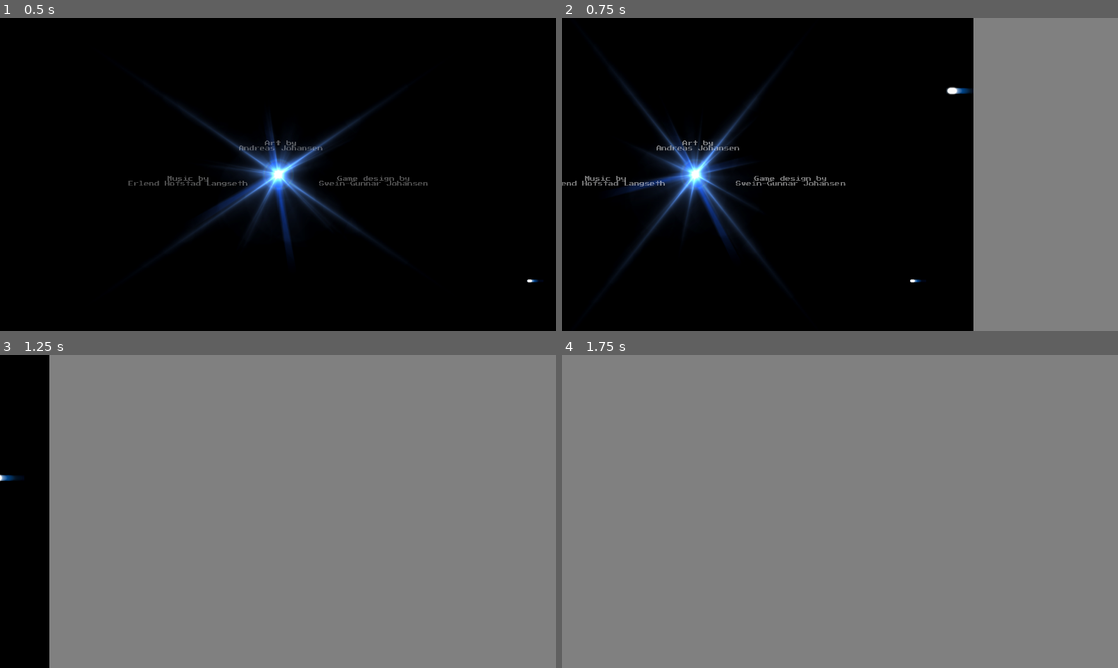
Above: before the commit, frames 1-4 (two rows, left to right).
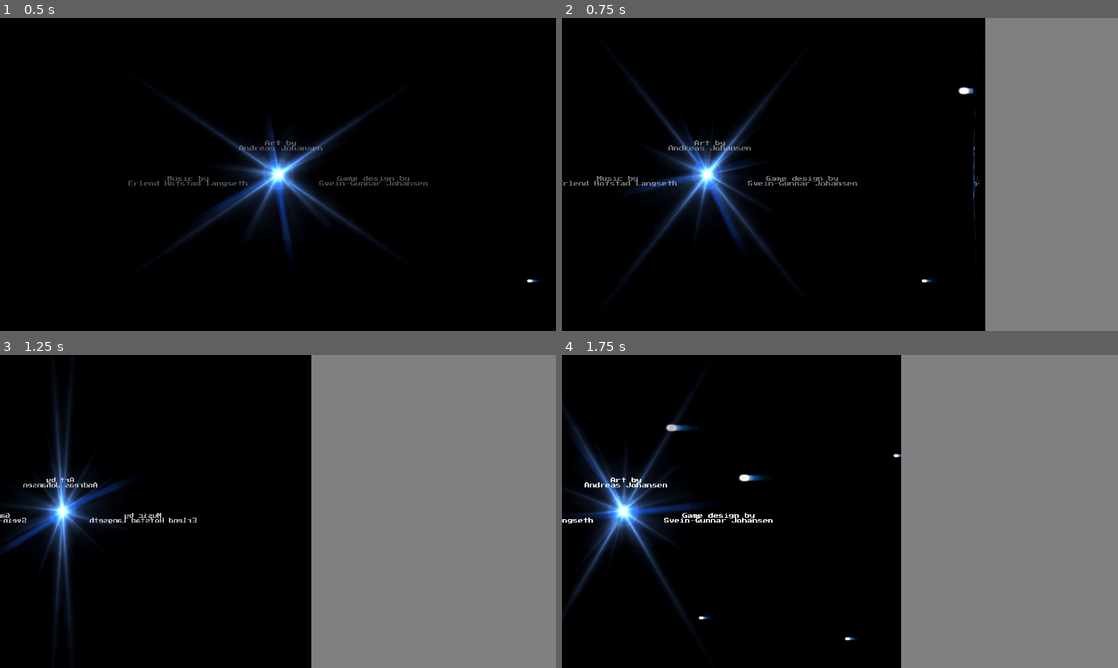
Above: after the commit, the same moments.

Repository: sveinjo/robot-rumble
Game: Godot game, scene res://scenes/credits_3d.tscn
Two runs of this game, one before a commit and one after it. Both use one fixed random seed, a clock stepped at 60 frames per second and the inputs below. Sound files missing from this copy of the repository are replaced by a short silence.
Inputs (mouse positions are in pixels of both pictures, inside the frame that each line leads up to):
- Up to frame 1 (0.5 s): no input
- Up to frame 2 (0.75 s): tap Enter at 0.5 s; move the mouse to (962, 158) at 0.52 s; hold D from 0.53 s (still down); tap Delete at 0.6 s; click (962, 158) at 0.67 s
- Up to frame 3 (1.25 s): keep holding D
- Up to frame 4 (1.75 s): move the mouse to (728, 527) at 1.27 s; release D at 1.28 s; hold S from 1.28 s (still down); tap Delete at 1.35 s

Frame 1 is identical in both runs. In frame 2, 7.0% of the frame differs, in the area x 0-77%, y 0-100%; in frame 3, 48%; in frame 4, 61%, in the area x 0-61%, y 0-100%.

Commit message:
Add rotation in both directions.

Diff:
--- a/diagame/scripts/camera_3d_controller.gd
+++ b/diagame/scripts/camera_3d_controller.gd
@@ -35,6 +35,10 @@
 
 	# Rotate camera 90 degrees right with Page Down
 	if event is InputEventKey and event.keycode == KEY_PAGEDOWN and event.pressed and not is_rotating:
+		rotate_90_degrees_left()
+
+	# Rotate camera 90 degrees left with Delete
+	if event is InputEventKey and event.keycode == KEY_DELETE and event.pressed and not is_rotating:
 		rotate_90_degrees_right()
 
 	# Rotate camera based on mouse movement
@@ -57,6 +61,22 @@
 	camera_rotation = Vector3.ZERO
 	print("Camera reset to initial position")
 
+func rotate_90_degrees_left():
+	"""Rotate camera 90 degrees to the left with smooth animation"""
+	if is_rotating:
+		return  # Already rotating
+
+	is_rotating = true
+	var tween = create_tween()
+	tween.set_trans(Tween.TRANS_QUAD)  # Quadratic easing for acceleration/deceleration
+	tween.set_ease(Tween.EASE_IN_OUT)
+
+	var target_y = camera_rotation.y - PI / 2  # 90 degrees in radians (left)
+	tween.tween_property(self, "camera_rotation:y", target_y, 1.0)  # 1 second duration
+
+	# Connect to finished signal to reset flag
+	tween.finished.connect(func(): is_rotating = false)
+
 func rotate_90_degrees_right():
 	"""Rotate camera 90 degrees to the right with smooth animation"""
 	if is_rotating:
@@ -67,7 +87,7 @@
 	tween.set_trans(Tween.TRANS_QUAD)  # Quadratic easing for acceleration/deceleration
 	tween.set_ease(Tween.EASE_IN_OUT)
 
-	var target_y = camera_rotation.y - PI / 2  # 90 degrees in radians (left)
+	var target_y = camera_rotation.y + PI / 2  # 90 degrees in radians (right)
 	tween.tween_property(self, "camera_rotation:y", target_y, 1.0)  # 1 second duration
 
 	# Connect to finished signal to reset flag
